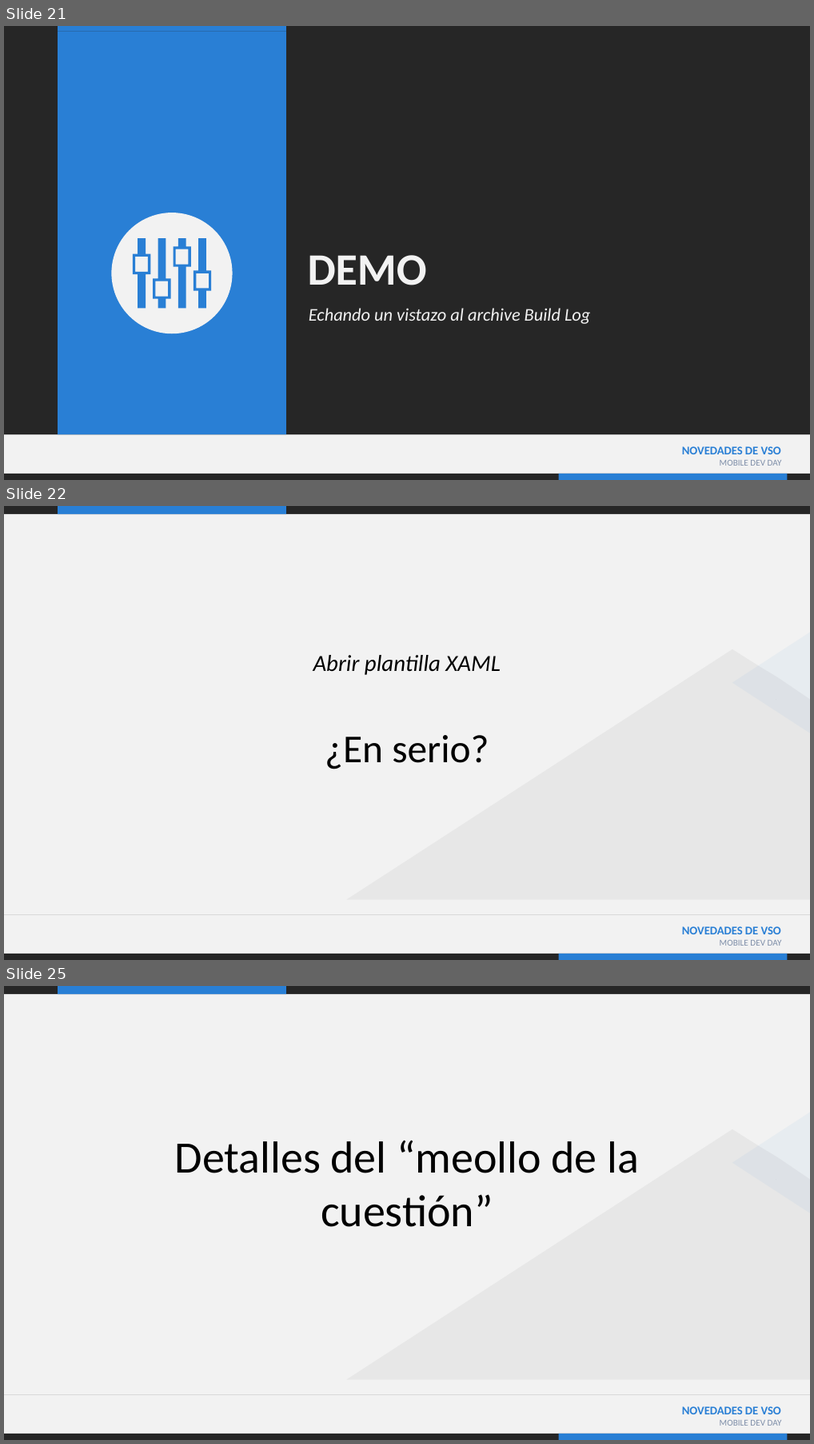
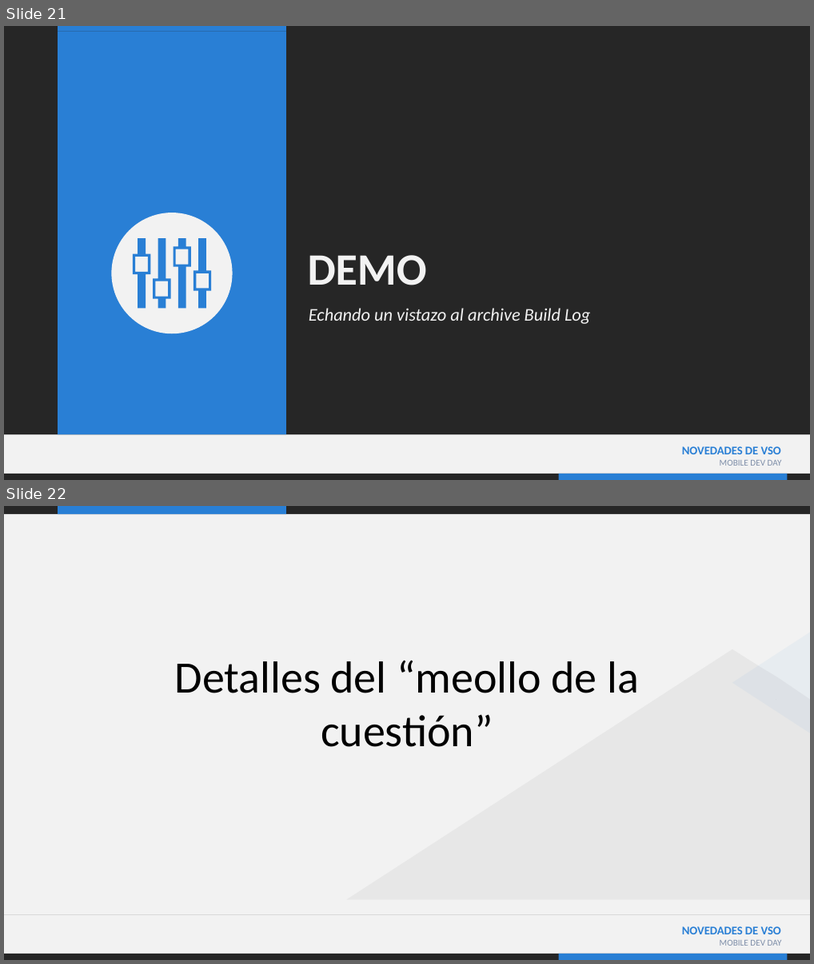
Before and after one commit to jsuarezruiz/Events, a slide deck: Mobile Dev Day/03. Novedades VSO.pptx. Shown one above the other, each under a label of ours: slides 21, 22 and 25 before the commit, slides 21 and 22 after it; the slides between them are not shown. The pictures are 814x1444 and 814x964 pixels, drawn with LibreOffice and Linux fonts; fonts in the diff are those of the drawing. Boxes give left, top, right and bottom in pixels: in the first picture for what was removed or moved away, otherwise in the second. Text is boxed around its words. In the diff, an @@ line names an element or a change of style, - is before the commit and + after.

```diff
--- a/Mobile Dev Day/03. Novedades VSO.pptx
+++ b/Mobile Dev Day/03. Novedades VSO.pptx
@@ slide 22 removed at (x1=4, y1=506, x2=810, y2=960), background #F2F2F2; not listed: 9 template elements that a slide beside it also shows @@
@@ title removed at (x1=314, y1=655, x2=500, y2=769) @@
-Abrir plantilla XAML
-¿En serio?
@@ what was slide 25 is now slide 22 @@
```
Also in this commit, not shown: 1 slide changed, 4 other slides removed, 1 other file.
